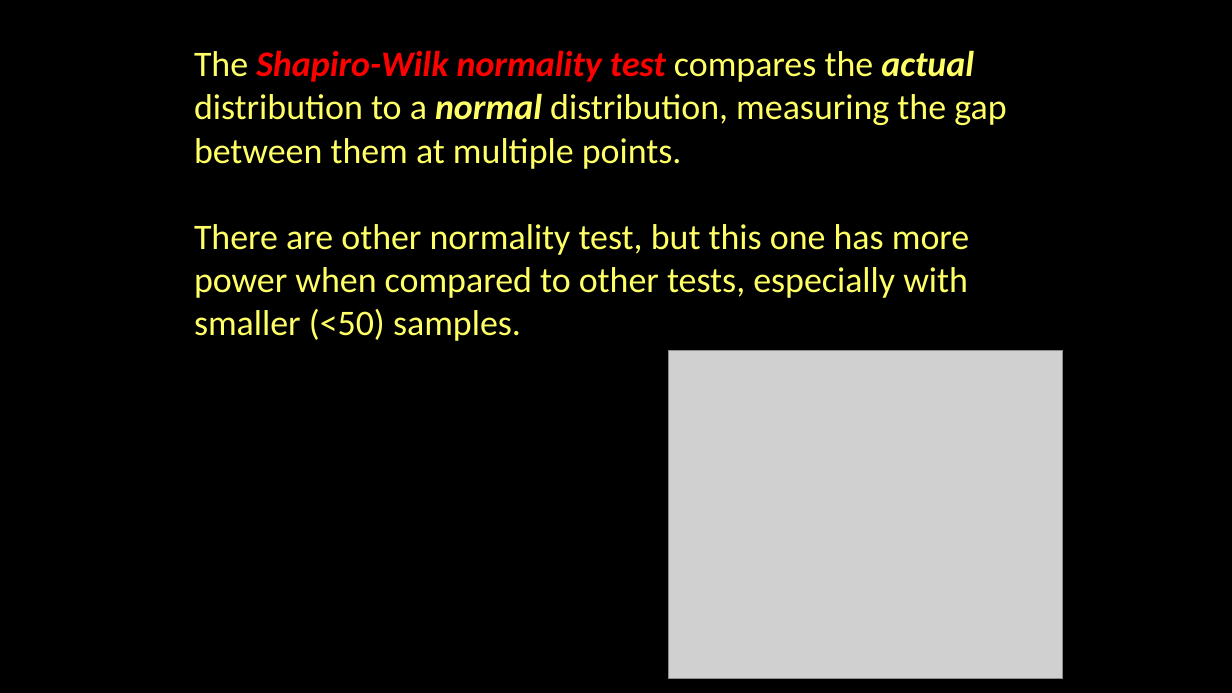
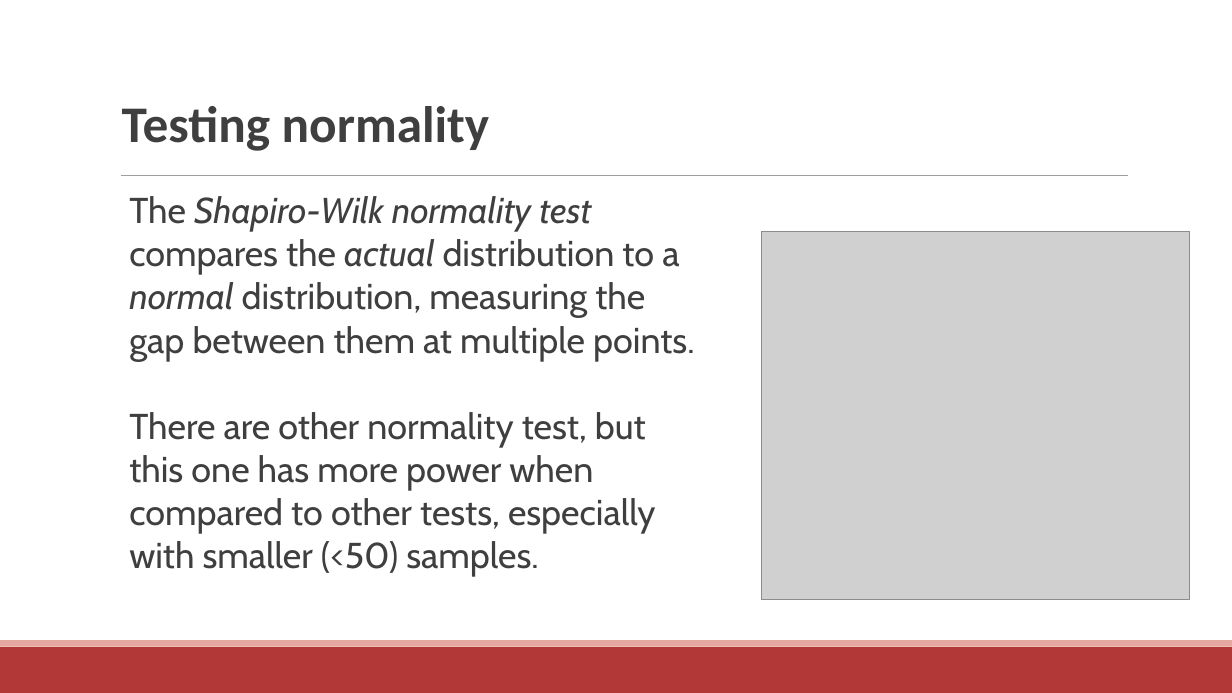
Before and after one commit to communitymaplab/geog4300_datascience, a slide deck: slide 22 of in_class_slides/geog4300_L13 Hypotheses and one sample tests and normality.pptx (slide 28 before the commit). Drawn at 1232x693 pixels with LibreOffice and Linux fonts; fonts in the diff are those of the drawing; grey boxes stand for pictures; background and template pictures are left out. Boxes give left, top, right and bottom in pixels: in the first picture for what was removed or moved away, otherwise in the second. Text is boxed around its words. In the diff, an @@ line names an element or a change of style, - is before the commit and + after.

```diff
--- a/in_class_slides/geog4300_L13 Hypotheses and one sample tests and normality.pptx
+++ b/in_class_slides/geog4300_L13 Hypotheses and one sample tests and normality.pptx
@@ background picture (left out) to #FFFFFF @@
@@ text added at [122, 106, 490, 151], 40 pt, text #3F3F3F, bold @@
+Testing normality
@@ line added from (121, 176) to (1128, 176), #9F9F9F 0.5 pt @@
@@ text "The Shapiro-Wilk normality test compares ...": place and size @@
-text "The Shapiro-Wilk normality test compares ..." at [194, 50, 1006, 341]
+text "The Shapiro-Wilk normality test compares ..." at [129, 196, 694, 577]
@@ text "The Shapiro-Wilk normality test compares ..." at [129, 196, 694, 577]: font Calibri to Cabin; text colour #FFFF66 to #3F3F3F in "The compares the actual distribution to a ...", "There are other normality test, but this ..."; text colour #FF0000 to #3F3F3F in "Shapiro-Wilk normality test"; bold off in "Shapiro-Wilk normality test actual normal" @@
@@ picture: place and size @@
-picture at [669, 350, 1063, 678]
+picture at [762, 231, 1189, 600]
@@ rectangle added at [0, 647, 1232, 693], fill #B23838 @@
@@ rectangle added at [0, 640, 1232, 647], fill #E5A99F @@
```
Also in this commit, not shown: 19 other slides changed, 2 slides added, 9 slides removed, 1 other file.
